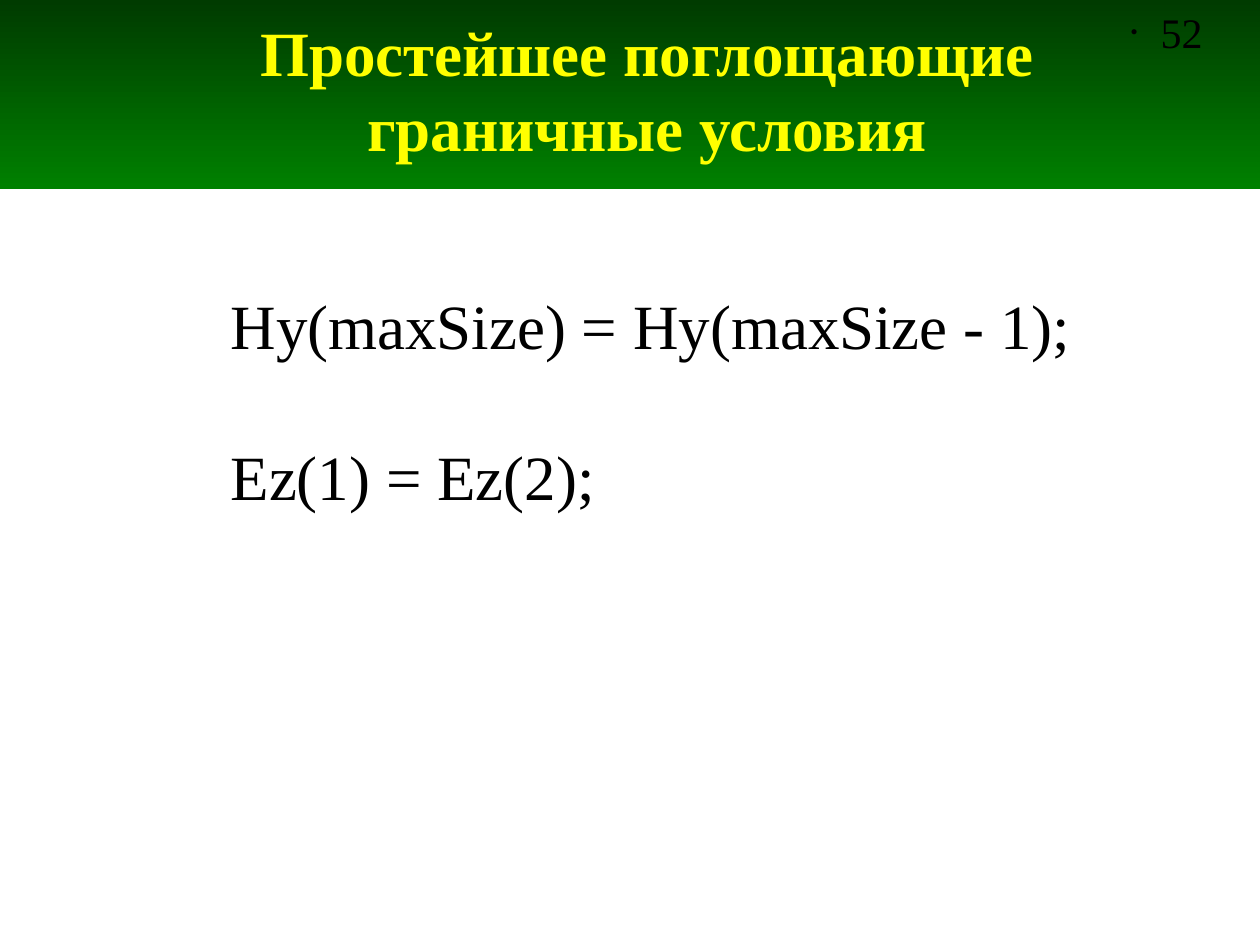
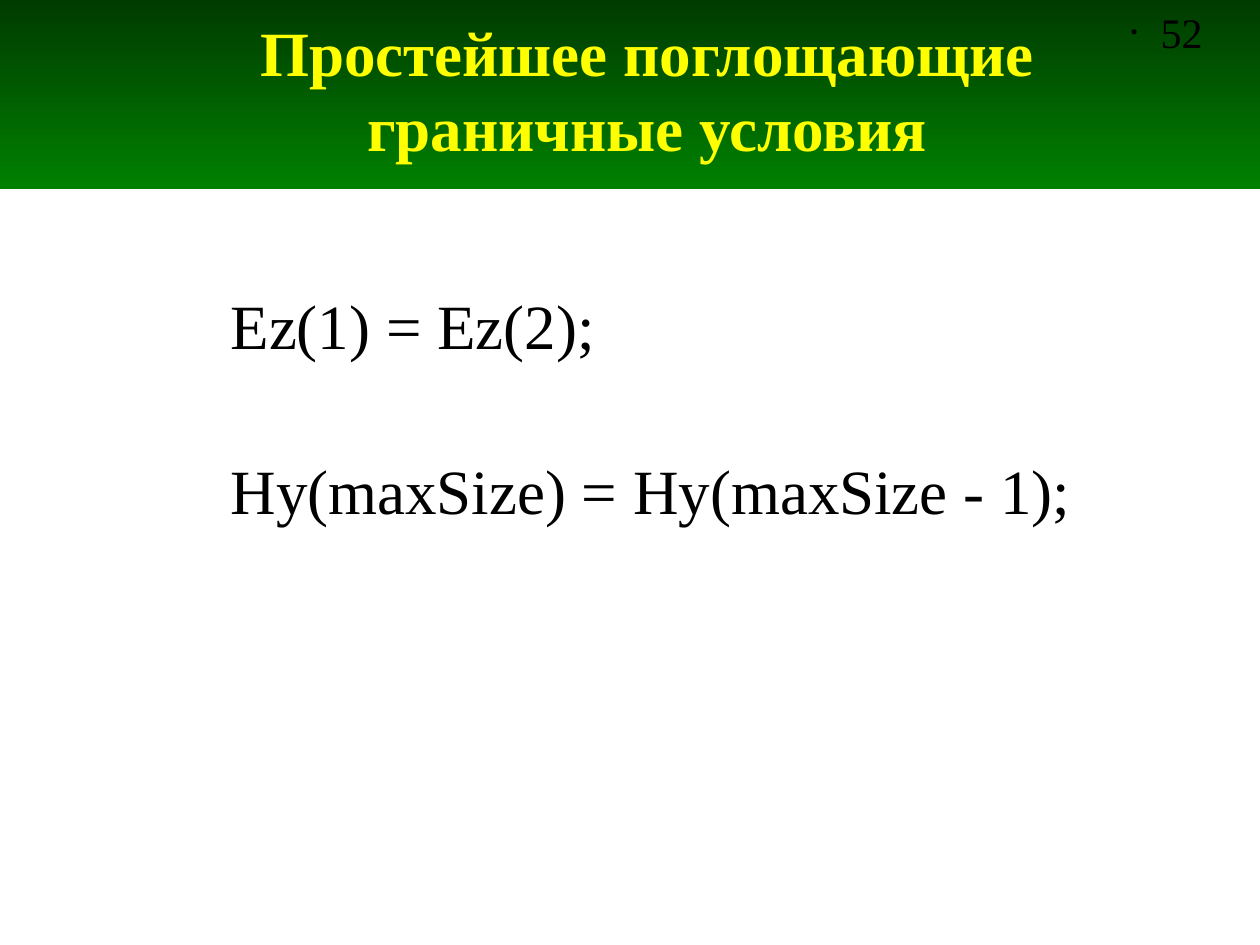
Before and after one commit to andris0147sv/modelling, a slide deck: slide 52 of presentations/2. FDTD.odp. Drawn at 1260x945 pixels with LibreOffice and Linux fonts; fonts in the diff are those of the drawing. Boxes give left, top, right and bottom in pixels: in the first picture for what was removed or moved away, otherwise in the second. Text is boxed around its words. In the diff, an @@ line names an element or a change of style, - is before the commit and + after.

```diff
--- a/presentations/2. FDTD.odp
+++ b/presentations/2. FDTD.odp
@@ text at (x1=231, y1=305, x2=594, y2=361): paragraph added @@
+Ez(1) = Ez(2);
@@ text at (x1=231, y1=456, x2=594, y2=513): paragraph removed @@
-Ez(1) = Ez(2);
@@ text at (x1=231, y1=470, x2=1070, y2=526): more space between paragraphs @@
```
Also in this commit, not shown: 6 other slides changed, 6 other files.
